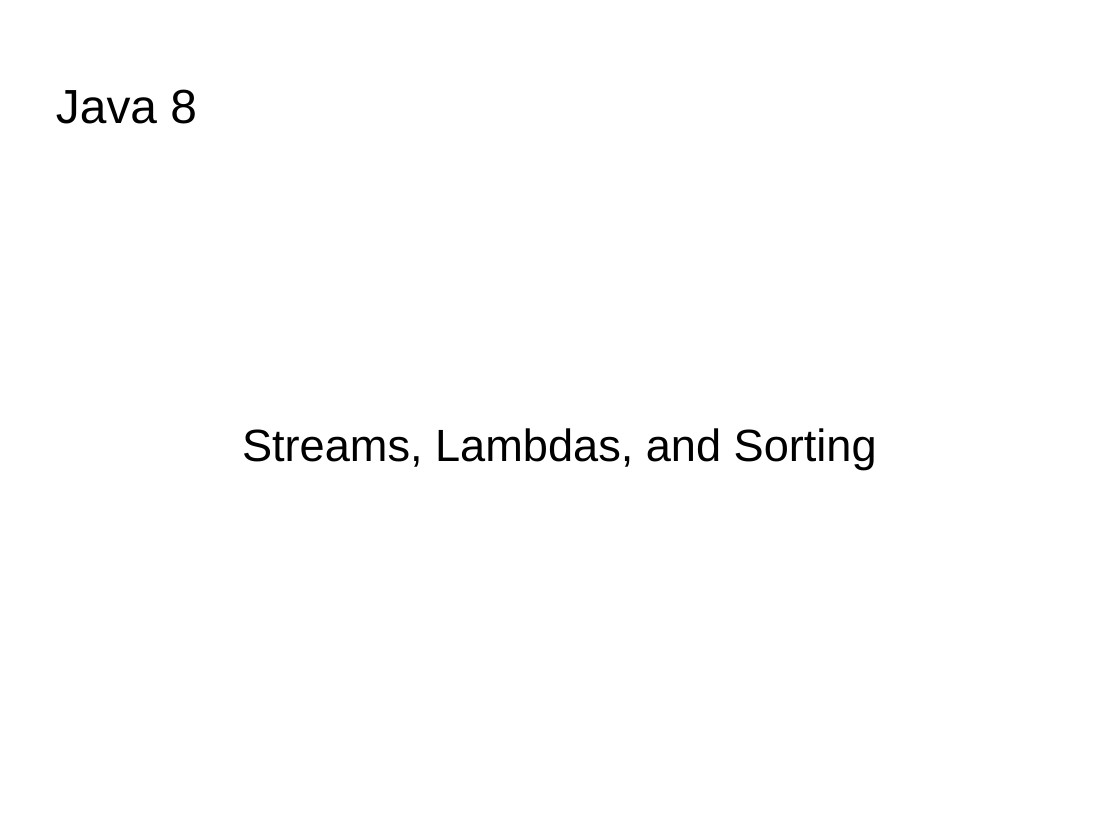
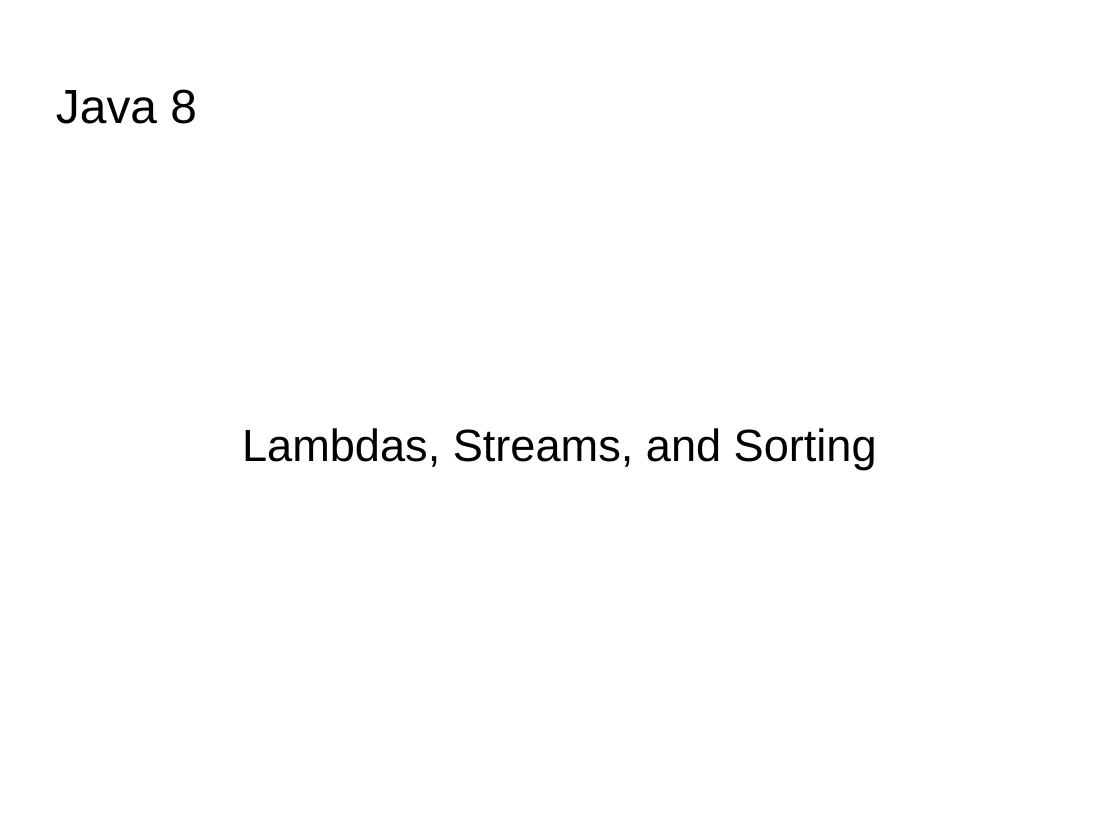
Before and after one commit to DWiechert/java8, a slide deck: slide 1 of Java8.odp. Drawn at 1120x840 pixels with LibreOffice and Linux fonts; fonts in the diff are those of the drawing; background and template pictures are left out. Boxes give left, top, right and bottom in pixels: in the first picture for what was removed or moved away, otherwise in the second. Text is boxed around its words. In the diff, an @@ line names an element or a change of style, - is before the commit and + after.

```diff
--- a/Java8.odp
+++ b/Java8.odp
@@ text at (242, 428, 877, 470): text changed @@
-Streams, Lambdas, and Sorting
+Lambdas, Streams, and Sorting
```
Also in this commit, not shown: 7 other slides changed, 2 slides added, 7 other files.
